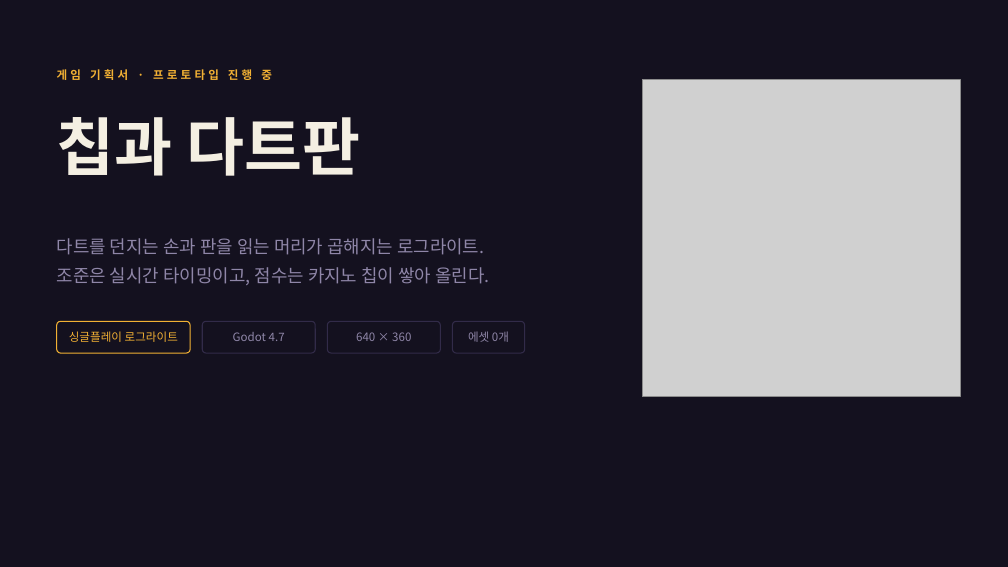
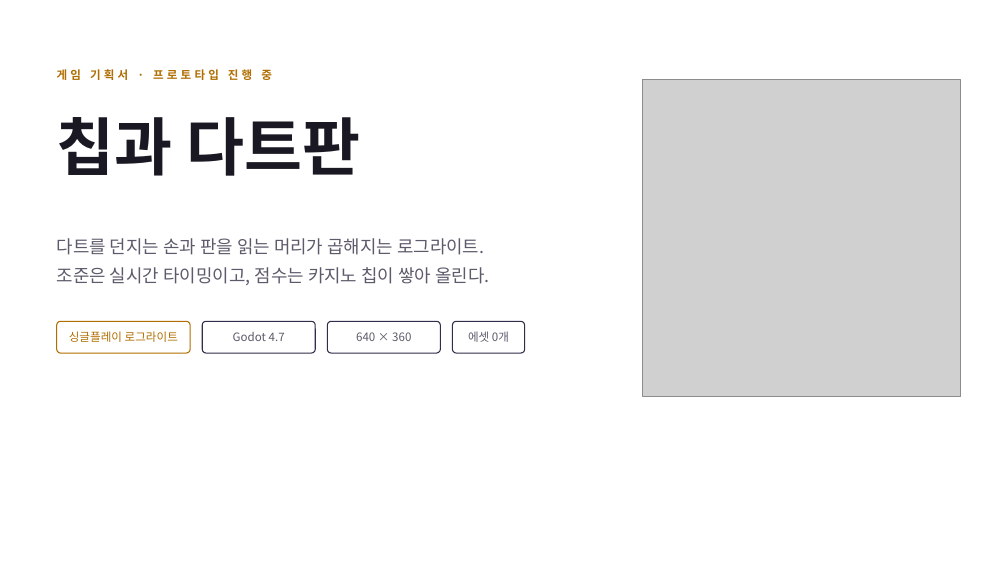
Before and after one commit to GGbong69/test-03, a slide deck: slide 1 of docs/기획서.pptx. Drawn at 1008x567 pixels with LibreOffice and Linux fonts; fonts in the diff are those of the drawing; grey boxes stand for pictures. Boxes give left, top, right and bottom in pixels: in the first picture for what was removed or moved away, otherwise in the second. Text is boxed around its words. In the diff, an @@ line names an element or a change of style, - is before the commit and + after.

```diff
--- a/docs/기획서.pptx
+++ b/docs/기획서.pptx
@@ background #14111F to #FFFFFF @@
@@ text "게임 기획서 · 프로토타입 진행 ..." at (x1=57, y1=69, x2=272, y2=80): text colour #F2B134 to #B06E00 @@
@@ text "칩과 다트판" at (x1=57, y1=117, x2=361, y2=176): text colour #F4EFE2 to #1A1822 @@
@@ text "싱글플레이 로그라이트" at (x1=69, y1=331, x2=178, y2=342): text colour #F2B134 to #B06E00 @@
@@ rounded rectangle at (x1=57, y1=321, x2=190, y2=353): fill #14111F to #FFFFFF; outline #F2B134 1 pt to #B06E00 1 pt @@
@@ text colour #8F86A8 to #5E5A6B in 4 elements at (x1=57, y1=238, x2=490, y2=285), (x1=233, y1=332, x2=285, y2=341), (x1=356, y1=332, x2=411, y2=341), (x1=468, y1=331, x2=509, y2=342) @@
@@ fill #14111F to #FFFFFF in 3 elements at (x1=202, y1=321, x2=315, y2=353), (x1=327, y1=321, x2=441, y2=353), (x1=453, y1=321, x2=525, y2=353) @@
```
Also in this commit, not shown: 10 other slides changed, 3 slides added, 5 other files.
